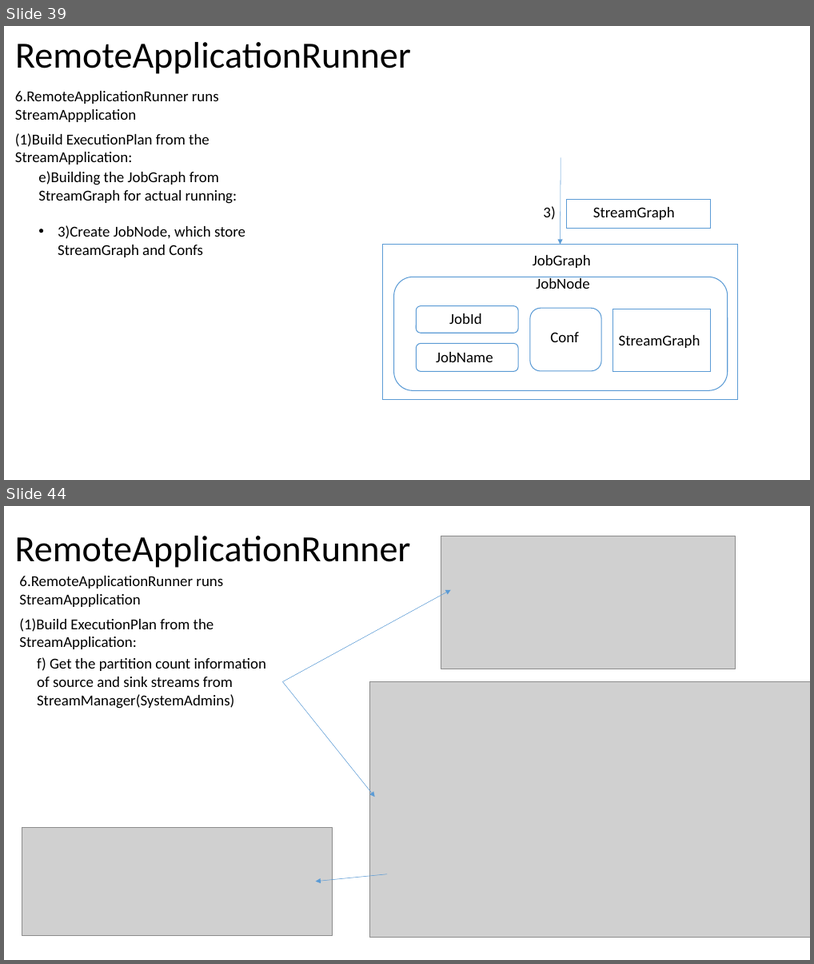
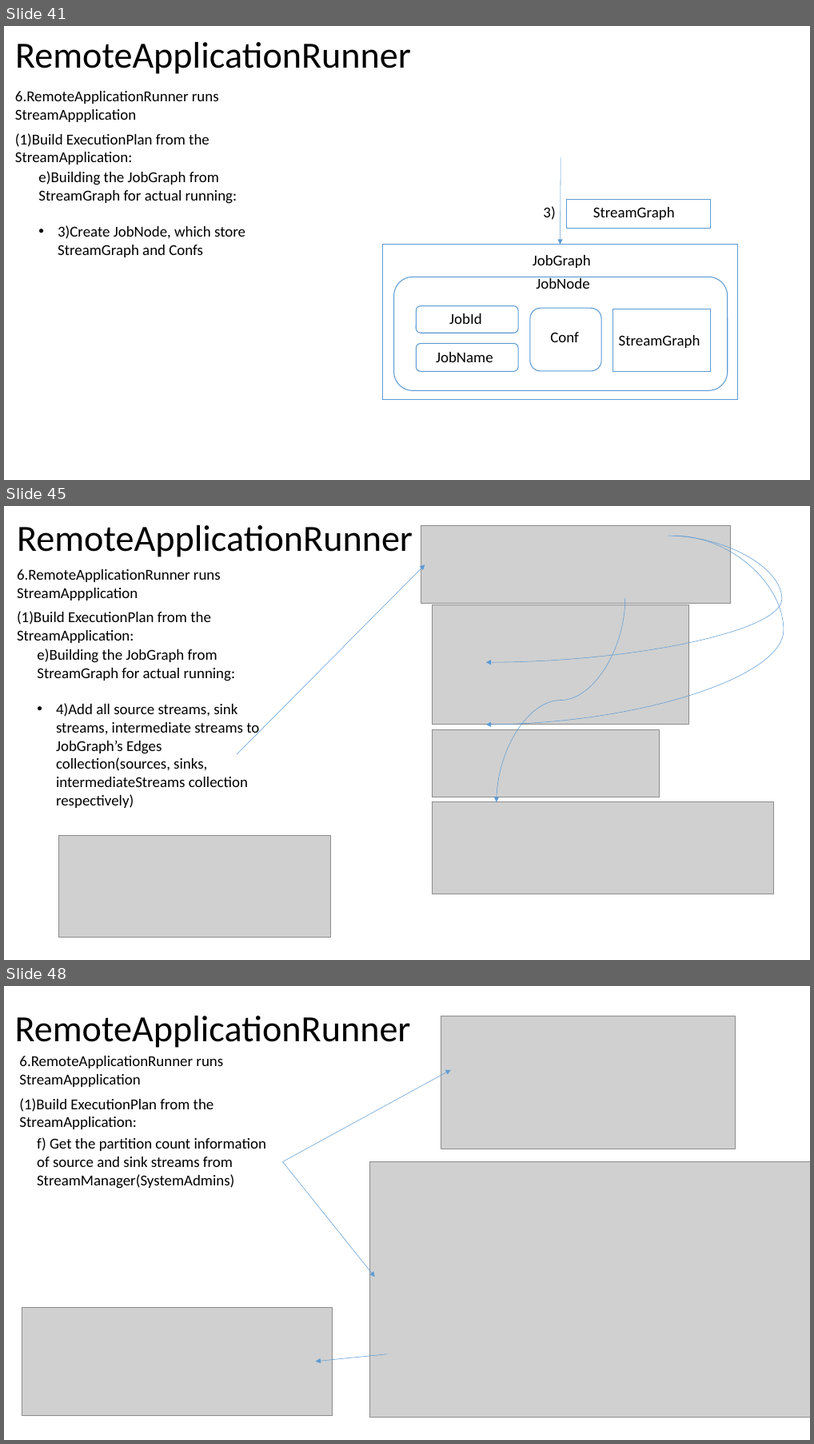
Before and after one commit to Swrrt/Samza-Documents, a slide deck: Documentation/SamzaStructure.pptx. Shown one above the other, each under a label of ours: slides 39 and 44 before the commit, slides 41, 45 and 48 after it; the slides between them are not shown. The pictures are 814x964 and 814x1444 pixels, drawn with LibreOffice and Linux fonts; fonts in the diff are those of the drawing; grey boxes stand for pictures. Boxes give left, top, right and bottom in pixels: in the first picture for what was removed or moved away, otherwise in the second. Text is boxed around its words. In the diff, an @@ line names an element or a change of style, - is before the commit and + after.

```diff
--- a/Documentation/SamzaStructure.pptx
+++ b/Documentation/SamzaStructure.pptx
@@ slide 45 added at <box>4,506,810,960</box>, background #FFFFFF @@
@@ title added at <box>17,525,413,557</box>, 44 pt, text #000000 @@
+RemoteApplicationRunner
@@ picture added at <box>421,526,731,604</box> @@
@@ curved arrow added from (668, 536) to (486, 662), #5B9BD5 0.5 pt @@
@@ curved arrow added from (675, 536) to (486, 724), #5B9BD5 0.5 pt @@
@@ text added at <box>17,569,221,600</box>, 18 pt, text #000000 @@
+6.RemoteApplicationRunner runs StreamAppplication
@@ arrow added from (237, 754) to (425, 564), #5B9BD5 0.5 pt @@
@@ curved arrow added from (626, 599) to (497, 802), #5B9BD5 0.5 pt @@
@@ text added at <box>17,611,211,643</box>, 18 pt, text #000000 @@
+(1)Build ExecutionPlan from the StreamApplication:
@@ picture added at <box>432,604,690,724</box> @@
@@ text added at <box>37,648,259,808</box>, 18 pt, text #000000 @@
+e)Building the JobGraph from StreamGraph for actual running:
+• 4)Add all source streams, sink streams, intermediate streams to JobGraph’s Edges collection(sources, sinks, intermediateStreams collection respectively)
@@ picture added at <box>432,730,660,796</box> @@
@@ picture added at <box>432,802,774,894</box> @@
@@ picture added at <box>59,836,331,936</box> @@
@@ what was slide 39 is now slide 41 @@
@@ what was slide 44 is now slide 48 @@
```
Also in this commit, not shown: 4 slides changed, 4 other slides added.
